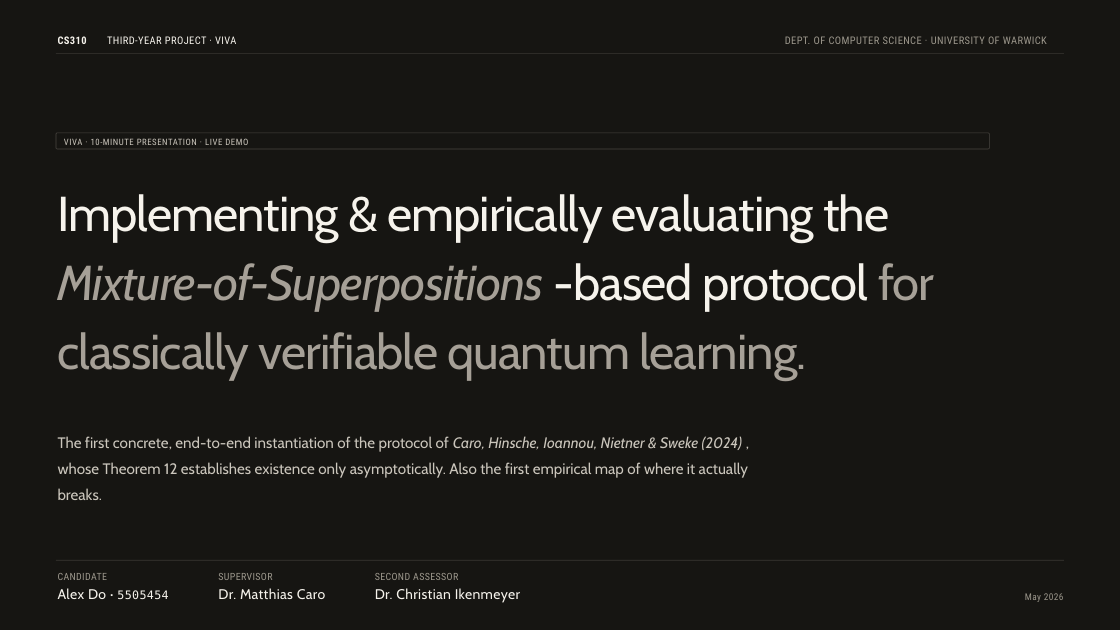
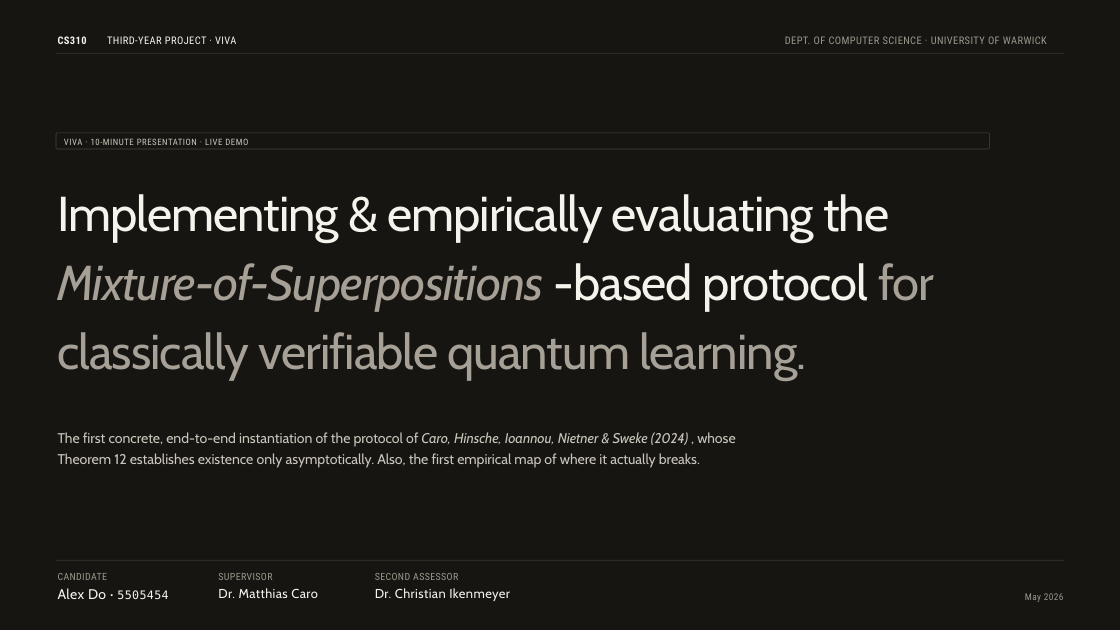
Before and after one commit to a1exxd0/cs310-code, a slide deck: slide 1 of viva.pptx. Drawn at 1120x630 pixels with LibreOffice and Linux fonts; fonts in the diff are those of the drawing. Boxes give left, top, right and bottom in pixels: in the first picture for what was removed or moved away, otherwise in the second. Text is boxed around its words. In the diff, an @@ line names an element or a change of style, - is before the commit and + after.

```diff
--- a/viva.pptx
+++ b/viva.pptx
@@ text at (58,432,735,468): text changed; size 19.5 to 18 pt @@
-The first concrete, end-to-end instantiation of the protocol of Caro, Hinsche, Ioannou, Nietner & Sweke (2024) , whose Theorem 12 establishes existence only asymptotically. Also the first empirical map of where it actually breaks.
+The first concrete, end-to-end instantiation of the protocol of Caro, Hinsche, Ioannou, Nietner & Sweke (2024) , whose Theorem 12 establishes existence only asymptotically. Also, the first empirical map of where it actually breaks.
@@ text "Dr. Matthias Caro" at (218,588,317,598): size 18 to 16.6 pt @@
@@ text "Dr. Christian Ikenmeyer" at (375,588,510,601): size 18 to 16.6 pt @@
```
Also in this commit, not shown: 8 other slides changed, 9 other files.
